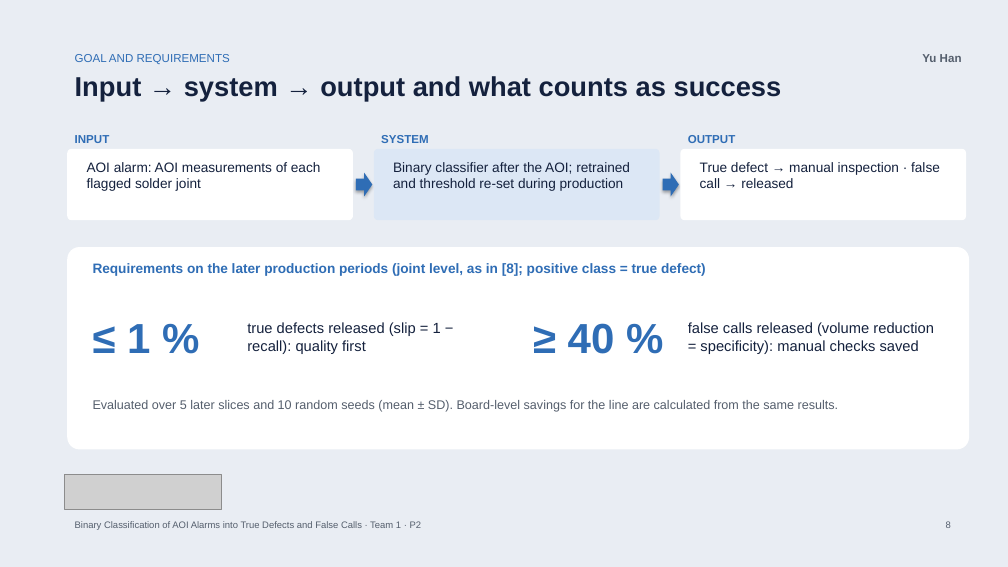
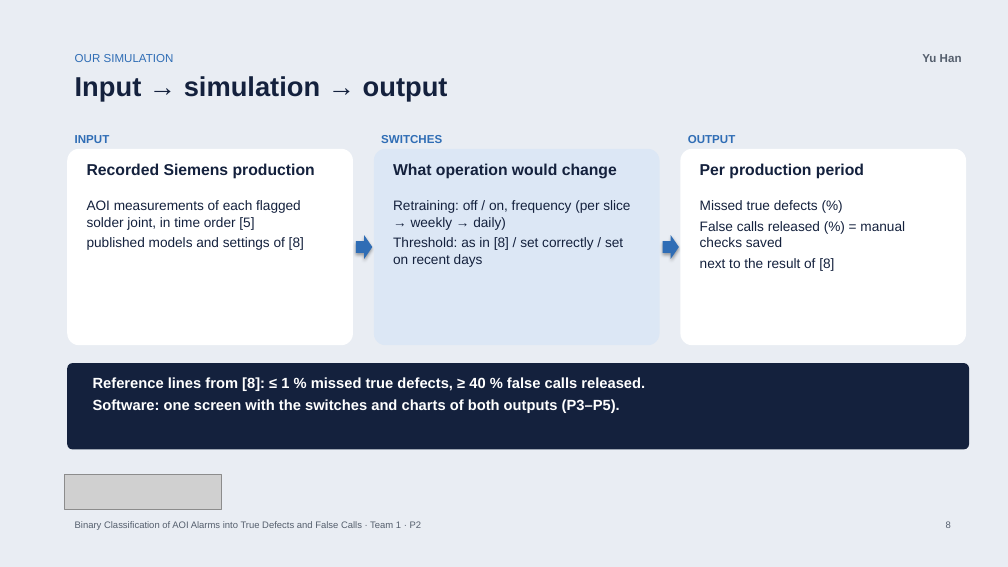
Before and after one commit to bodhi584/aoi-false-call-classification, a slide deck: slide 8 of docs/slides_p2.pptx. Drawn at 1008x567 pixels with LibreOffice and Linux fonts; fonts in the diff are those of the drawing; grey boxes stand for pictures. Boxes give left, top, right and bottom in pixels: in the first picture for what was removed or moved away, otherwise in the second. Text is boxed around its words. In the diff, an @@ line names an element or a change of style, - is before the commit and + after.

Commit message:
Frame the project as a production simulation with switches; targets of Pfab & Rothering as reference lines (#32, #36)

```diff
--- a/docs/slides_p2.pptx
+++ b/docs/slides_p2.pptx
@@ text at <box>75,54,174,62</box>: text changed @@
-GOAL AND REQUIREMENTS
+OUR SIMULATION
@@ text at <box>75,76,448,101</box>: text changed @@
-Input → system → output and what counts as success
+Input → simulation → output
@@ rounded rectangle: place and size @@
-rounded rectangle at <box>67,149,353,220</box>
+rounded rectangle at <box>67,149,353,346</box>
@@ rounded rectangle: place and size @@
-rounded rectangle at <box>374,149,659,220</box>
+rounded rectangle at <box>374,149,659,346</box>
@@ text at <box>381,135,442,143</box>: text changed @@
-SYSTEM
+SWITCHES
@@ rounded rectangle: place and size @@
-rounded rectangle at <box>67,247,969,450</box>
+rounded rectangle at <box>681,149,966,346</box>
@@ rounded rectangle removed at <box>681,149,966,220</box> @@
@@ text at <box>87,163,315,179</box>: text changed; size 13 to 15 pt; bold on @@
-AOI alarm: AOI measurements of each flagged solder joint
+Recorded Siemens production
@@ text removed at <box>393,162,630,191</box> @@
-Binary classifier after the AOI; retrained and threshold re-set during production
@@ text added at <box>393,163,617,179</box>, 15 pt, text #14213D, bold @@
+What operation would change
@@ text at <box>700,163,864,179</box>: text changed; size 13 to 15 pt; text colour #2F6DB5 to #14213D @@
-Requirements on the later production periods (joint level, as in [8]; positive class = true defect)
+Per production period
@@ text removed at <box>700,162,940,188</box> @@
-True defect → manual inspection · false call → released
@@ text added at <box>87,200,304,250</box>, 13 pt, text #14213D @@
+AOI measurements of each flagged solder joint, in time order [5]
+published models and settings of [8]
@@ text added at <box>393,200,630,267</box>, 13 pt, text #14213D @@
+Retraining: off / on, frequency (per slice → weekly → daily)
+Threshold: as in [8] / set correctly / set on recent days
@@ text "Missed true defects (%)" at <box>700,200,905,271</box>: vertical alignment middle to top @@
@@ text at <box>700,200,905,271</box>: text changed; size 14 to 13 pt @@
-false calls released (volume reduction = specificity): manual checks saved
+Missed true defects (%)
+False calls released (%) = manual checks saved
+next to the result of [8]
@@ right arrow: place and size @@
-right arrow at <box>356,172,373,196</box>
+right arrow at <box>356,235,373,259</box>
@@ right arrow: place and size @@
-right arrow at <box>662,172,679,196</box>
+right arrow at <box>662,235,679,259</box>
@@ text removed at <box>127,324,150,353</box> @@
-≤ 1 %
@@ text removed at <box>247,322,441,354</box> @@
-true defects released (slip = 1 − recall): quality first
@@ rounded rectangle added at <box>67,363,969,449</box>, fill #14213D @@
@@ text "Reference lines from [8]: ≤ ..." at <box>93,377,645,413</box>: vertical alignment middle to top @@
@@ text at <box>93,377,645,413</box>: text changed; size 40 to 14 pt; text colour #2F6DB5 to #FFFFFF @@
-≥ 40 %
+Reference lines from [8]: ≤ 1 % missed true defects, ≥ 40 % false calls released.
+Software: one screen with the switches and charts of both outputs (P3–P5).
@@ text removed at <box>93,400,839,412</box> @@
-Evaluated over 5 later slices and 10 random seeds (mean ± SD). Board-level savings for the line are calculated from the same results.
```
Also in this commit, not shown: 5 other slides changed, 3 other files.
